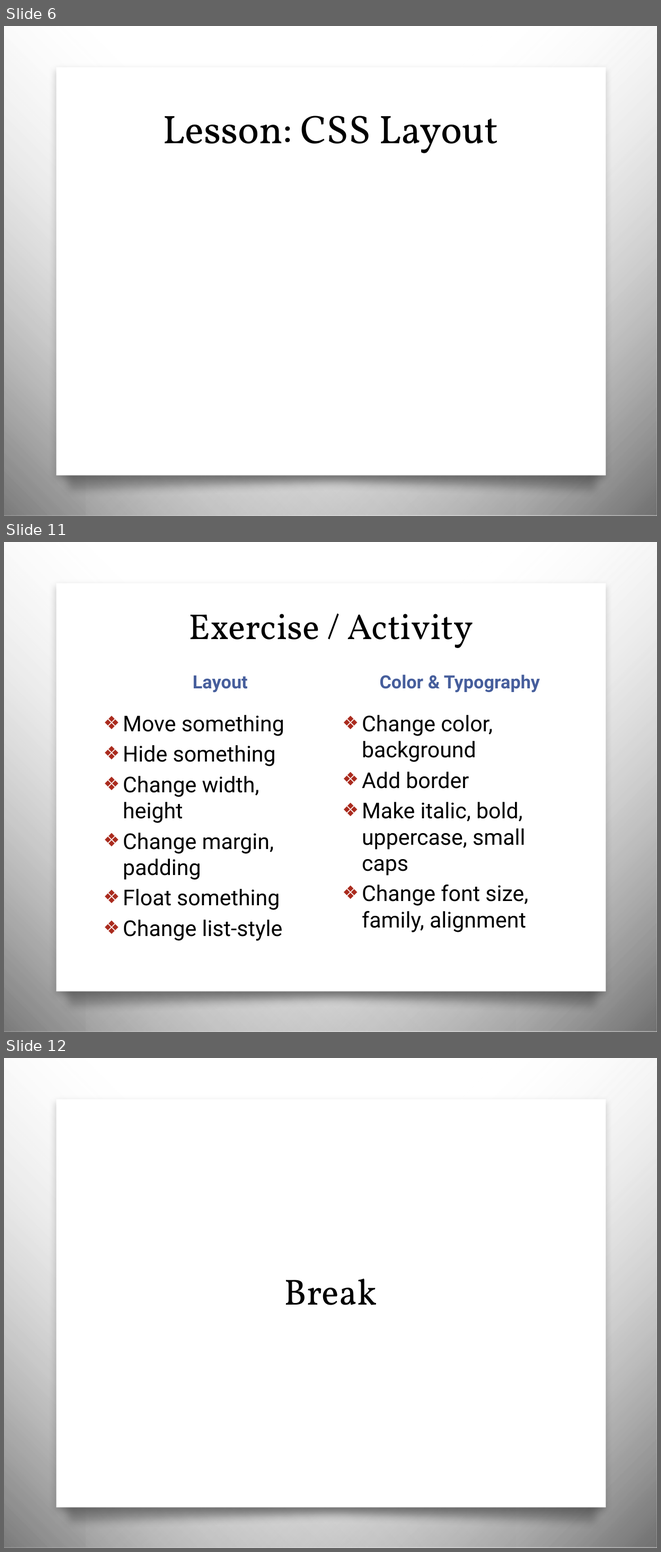
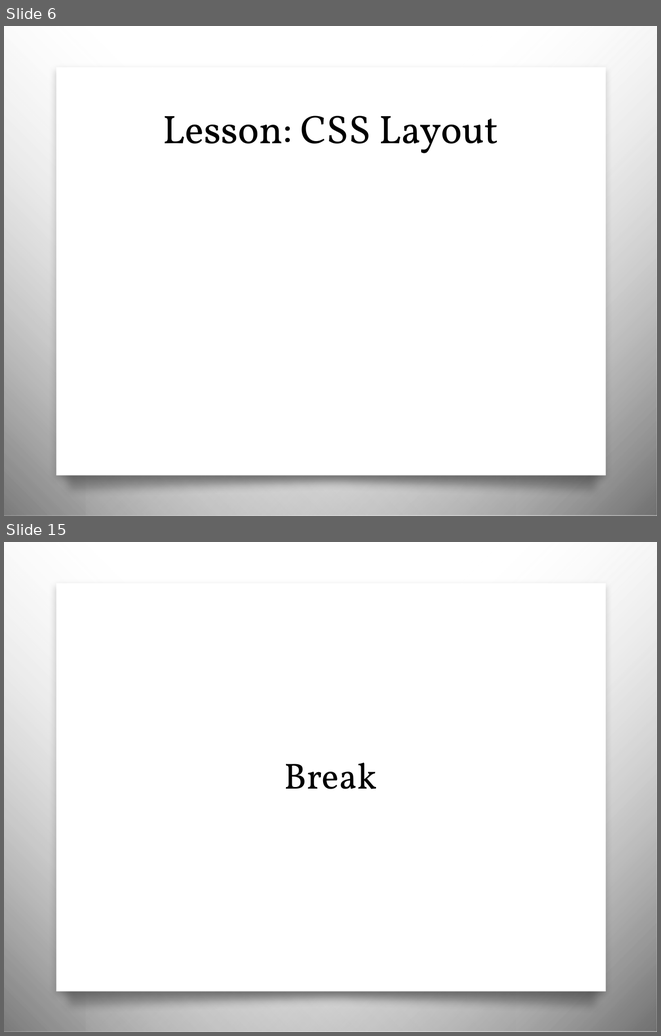
Before and after one commit to awayken/USF-ART329, a slide deck: slides/classfive/slides.pptx. Shown one above the other, each under a label of ours: slides 6, 11 and 12 before the commit, slides 6 and 15 after it; the slides between them are not shown. The pictures are 661x1552 and 661x1036 pixels, drawn with LibreOffice and Linux fonts; fonts in the diff are those of the drawing; background and template pictures are left out. Boxes give left, top, right and bottom in pixels: in the first picture for what was removed or moved away, otherwise in the second. Text is boxed around its words. In the diff, an @@ line names an element or a change of style, - is before the commit and + after.

```diff
--- a/slides/classfive/slides.pptx
+++ b/slides/classfive/slides.pptx
@@ slide 11 removed at (x1=4, y1=542, x2=657, y2=1032), background picture (left out); not listed: 4 template elements that a slide beside it also shows @@
@@ title removed at (x1=189, y1=614, x2=473, y2=648) @@
-Exercise / Activity
@@ text removed at (x1=193, y1=675, x2=248, y2=693) @@
-Layout
@@ text removed at (x1=380, y1=674, x2=540, y2=693) @@
-Color & Typography
@@ text removed at (x1=123, y1=715, x2=284, y2=941) @@
-❖ Move something
-❖ Hide something
-❖ Change width, height
-❖ Change margin, padding
-❖ Float something
-❖ Change list-style
@@ text removed at (x1=362, y1=715, x2=528, y2=932) @@
-❖ Change color, background
-❖ Add border
-❖ Make italic, bold, uppercase, small caps
-❖ Change font size, family, alignment
@@ what was slide 12 is now slide 15 @@
```
Also in this commit, not shown: 4 slides changed, 22 slides added, 1 other slide removed, 30 other files.
